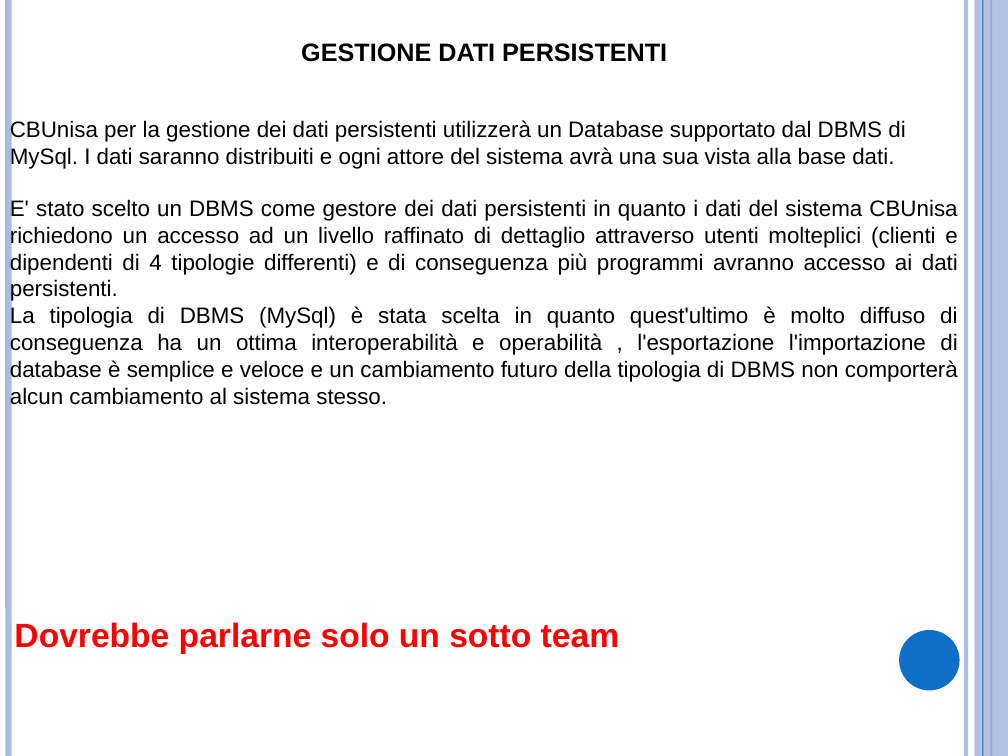
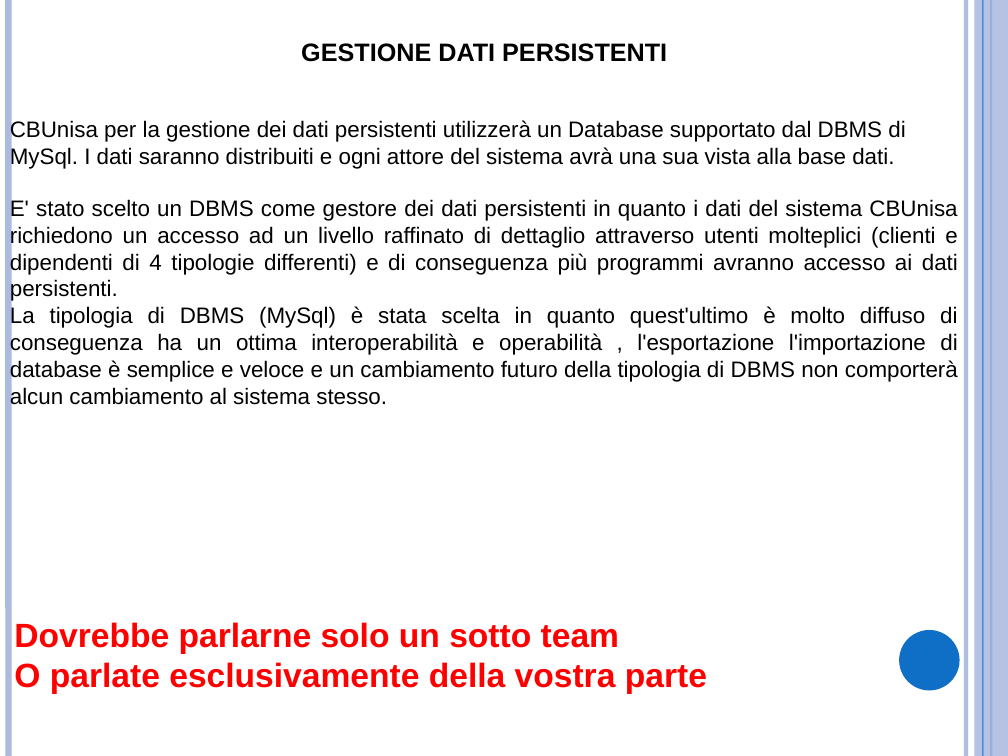
Before and after one commit to ammirate/at-silo, a slide deck: slide 19 of Presentazione/Esempio/Presentazione CBunisa_Esempio.pptx (slide 20 before the commit). Drawn at 1008x756 pixels with LibreOffice and Linux fonts; fonts in the diff are those of the drawing. Boxes give left, top, right and bottom in pixels: in the first picture for what was removed or moved away, otherwise in the second. Text is boxed around its words. In the diff, an @@ line names an element or a change of style, - is before the commit and + after.

```diff
--- a/Presentazione/Esempio/Presentazione CBunisa_Esempio.pptx
+++ b/Presentazione/Esempio/Presentazione CBunisa_Esempio.pptx
@@ text at (14, 662, 707, 694): paragraph added @@
+O parlate esclusivamente della vostra parte
```
Also in this commit, not shown: 2 other slides changed, 1 slide removed.
